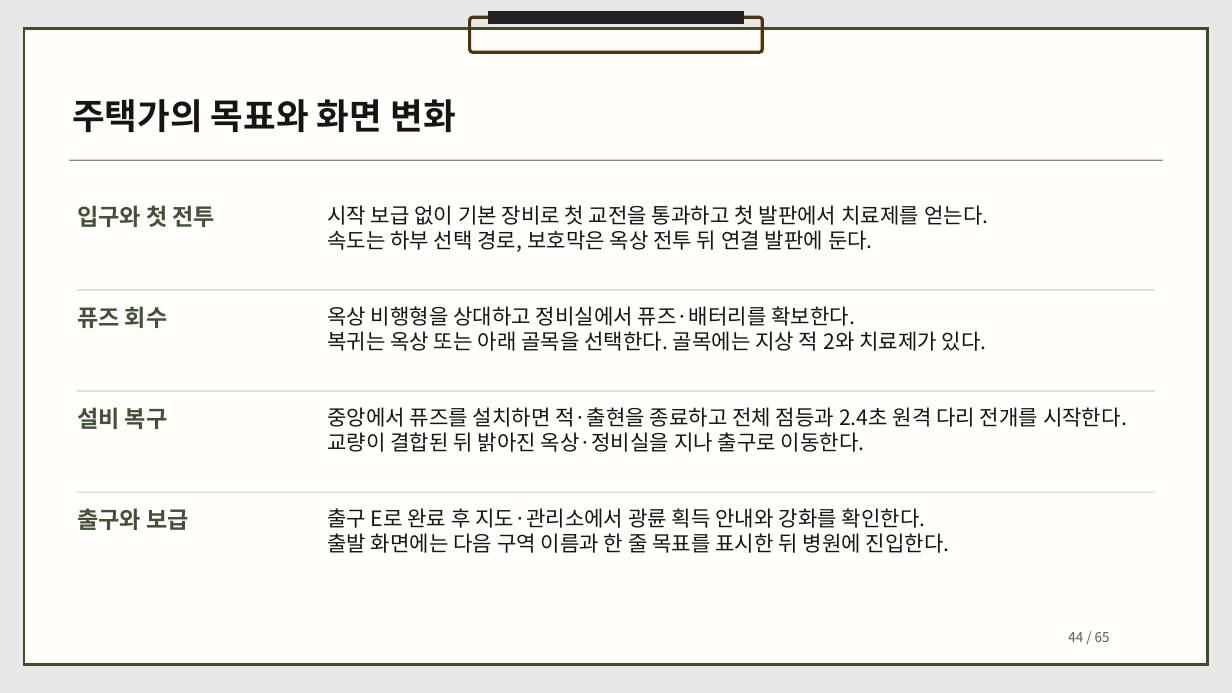
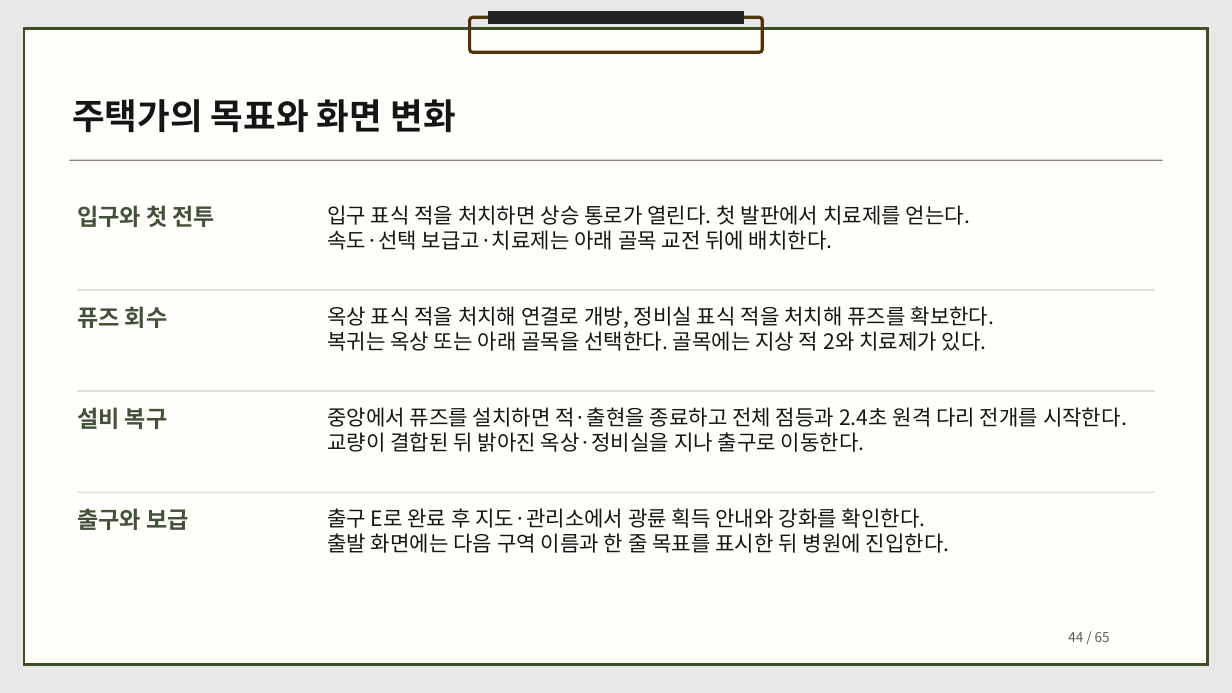
Before and after one commit to dbguswh/2Dgame_project, a slide deck: slide 44 of 2D게임프로그래밍 기획서.pptx. Drawn at 1232x693 pixels with LibreOffice and Linux fonts; fonts in the diff are those of the drawing. Boxes give left, top, right and bottom in pixels: in the first picture for what was removed or moved away, otherwise in the second. Text is boxed around its words. In the diff, an @@ line names an element or a change of style, - is before the commit and + after.

Commit message:
주택가 필수 교전과 보급 동선 및 섬광 사거리 조정을 기획에 반영

```diff
--- a/2D게임프로그래밍 기획서.pptx
+++ b/2D게임프로그래밍 기획서.pptx
@@ text at <box>327,205,970,250</box>: text changed @@
-시작 보급 없이 기본 장비로 첫 교전을 통과하고 첫 발판에서 치료제를 얻는다.
-속도는 하부 선택 경로, 보호막은 옥상 전투 뒤 연결 발판에 둔다.
+입구 표식 적을 처치하면 상승 통로가 열린다. 첫 발판에서 치료제를 얻는다.
+속도·선택 보급고·치료제는 아래 골목 교전 뒤에 배치한다.
@@ text at <box>327,306,995,328</box>: text changed @@
-옥상 비행형을 상대하고 정비실에서 퓨즈·배터리를 확보한다.
+옥상 표식 적을 처치해 연결로 개방, 정비실 표식 적을 처치해 퓨즈를 확보한다.
```
Also in this commit, not shown: 7 other slides changed, 1 other file.
